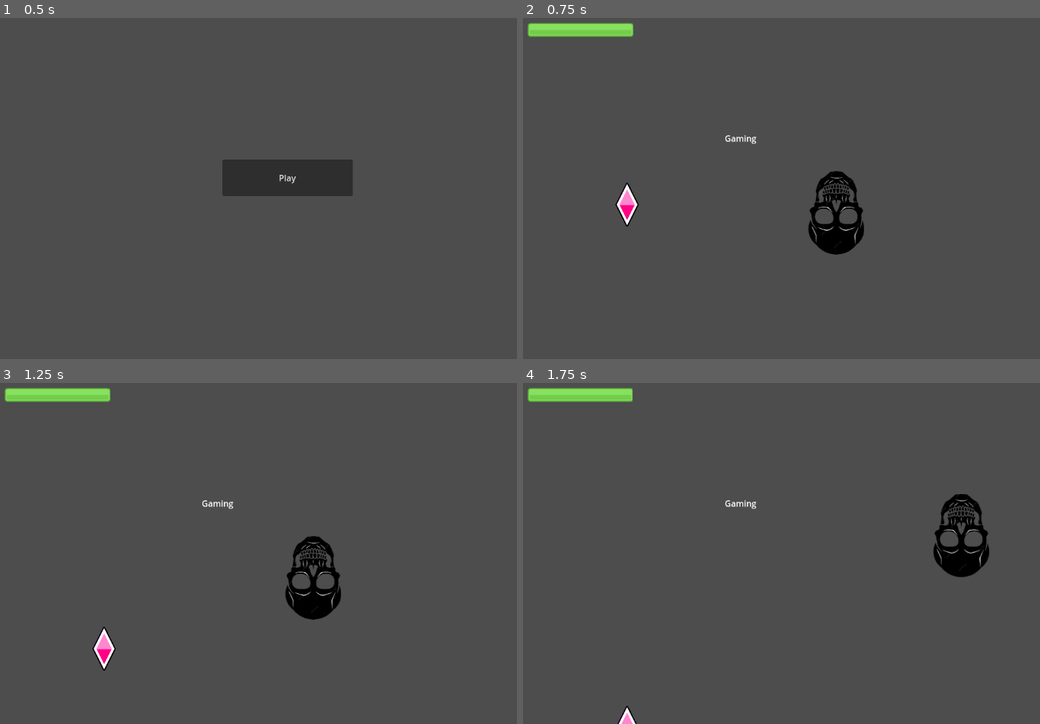
Above: before the commit, frames 1-4 (two rows, left to right).
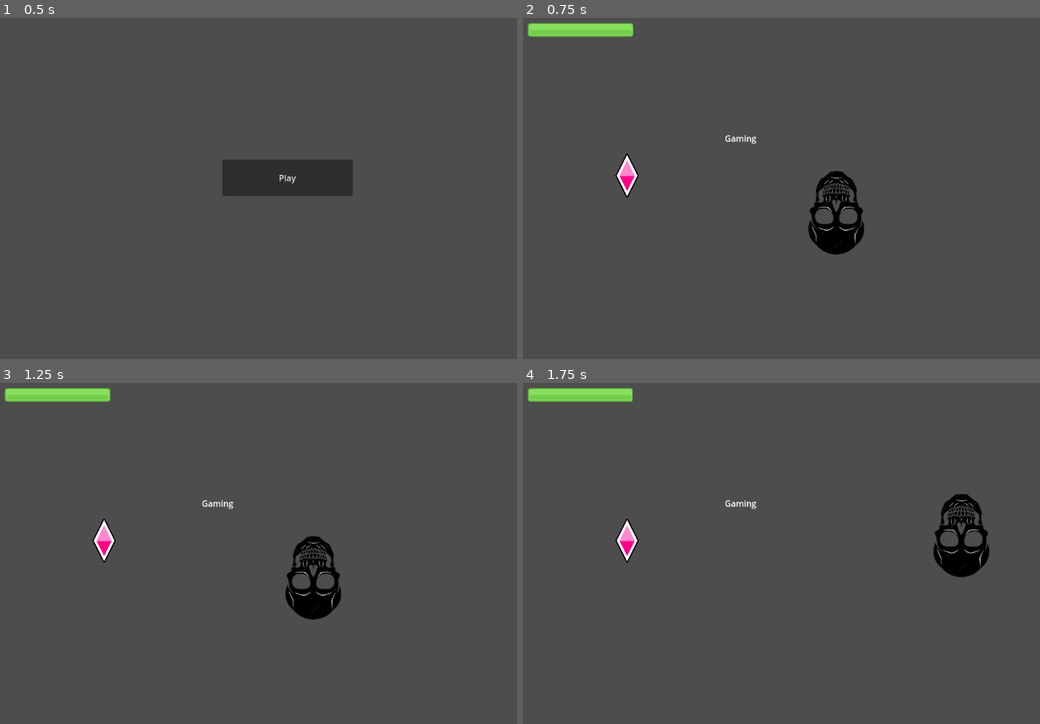
Above: after the commit, the same moments.

Repository: vaarnio/purgatory-gmtk2023
Game: Godot game, scene res://scenes/menu.tscn
Two runs of this game, one before a commit and one after it. Both use one fixed random seed, a clock stepped at 60 frames per second and the inputs below. Before the commit the project starts from res://menu.tscn.
Inputs (mouse positions are in pixels of both pictures, inside the frame that each line leads up to):
- Up to frame 1 (0.5 s): no input
- Up to frame 2 (0.75 s): click "Play" at 0.5 s
- Up to frame 3 (1.25 s): no input
- Up to frame 4 (1.75 s): move the mouse to (957, 536) at 1.27 s

Frame 1 is identical in both runs. In frame 2, 0.6% of the frame differs, in the area x 17-23%, y 39-62%; in frame 3, 0.6%, in the area x 17-23%, y 39-85%; in frame 4, 0.4%.

Commit message:
Changed project directory structure

Diff:
--- a/project.godot
+++ b/project.godot
@@ -11,14 +11,15 @@
 [application]
 
 config/name="Purgatory"
-run/main_scene="res://menu.tscn"
+run/main_scene="res://scenes/menu.tscn"
 config/features=PackedStringArray("4.1", "GL Compatibility")
-config/icon="res://icon.svg"
+config/icon="res://assets/icon.svg"
 
 [autoload]
 
-SceneController="*res://scene_controller.gd"
-PlayerVariables="*res://player_variables.gd"
+SceneController="*res://scripts/autoload/scene_controller.gd"
+PlayerVariables="*res://scripts/autoload/player_variables.gd"
+GameController="*res://scripts/autoload/game_controller.gd"
 
 [rendering]
 
--- a/level1.tscn
+++ b/scenes/level1.tscn
@@ -1,11 +1,11 @@
 [gd_scene load_steps=9 format=3 uid="uid://dyrudutb0ymcp"]
 
-[ext_resource type="Script" path="res://Player.gd" id="1_fbnp4"]
-[ext_resource type="Texture2D" uid="uid://j26xtxjwf5tb" path="res://assets/image.png" id="2_r8808"]
-[ext_resource type="Script" path="res://Healthbar.gd" id="3_xps3u"]
-[ext_resource type="Texture2D" uid="uid://bco2fr2brjr6h" path="res://assets/barHorizontal_green.png" id="4_xamdv"]
-[ext_resource type="Script" path="res://Bullet.gd" id="5_k4sn5"]
-[ext_resource type="Texture2D" uid="uid://dig6m74oxr3vx" path="res://assets/bullet.png" id="6_ombhk"]
+[ext_resource type="Script" path="res://scripts/Player.gd" id="1_uq5rh"]
+[ext_resource type="Texture2D" uid="uid://j26xtxjwf5tb" path="res://assets/image.png" id="2_j4tpc"]
+[ext_resource type="Script" path="res://scripts/Healthbar.gd" id="3_xfdat"]
+[ext_resource type="Texture2D" uid="uid://bco2fr2brjr6h" path="res://assets/barHorizontal_green.png" id="4_aibeq"]
+[ext_resource type="Script" path="res://scripts/Bullet.gd" id="5_pcx45"]
+[ext_resource type="Texture2D" uid="uid://dig6m74oxr3vx" path="res://assets/bullet.png" id="6_khcqe"]
 
 [sub_resource type="RectangleShape2D" id="RectangleShape2D_pafeb"]
 size = Vector2(108, 158)
@@ -24,10 +24,10 @@
 
 [node name="Player" type="CharacterBody2D" parent="." groups=["Player"]]
 position = Vector2(596, 371)
-script = ExtResource("1_fbnp4")
+script = ExtResource("1_uq5rh")
 
 [node name="Sprite2D" type="Sprite2D" parent="Player"]
-texture = ExtResource("2_r8808")
+texture = ExtResource("2_j4tpc")
 
 [node name="Timer" type="Timer" parent="Player"]
 
@@ -36,22 +36,20 @@
 
 [node name="HealthDisplay" type="Node2D" parent="."]
 position = Vector2(12, 11)
-script = ExtResource("3_xps3u")
+script = ExtResource("3_xfdat")
 
 [node name="HealthBar" type="TextureProgressBar" parent="HealthDisplay"]
 offset_right = 40.0
 offset_bottom = 40.0
 value = 100.0
-texture_progress = ExtResource("4_xamdv")
+texture_progress = ExtResource("4_aibeq")
 
 [node name="Area2D" type="Area2D" parent="."]
 position = Vector2(200, 300)
-script = ExtResource("5_k4sn5")
-move_speed = 300.0
-move_dir = Vector2(0, 1000)
+script = ExtResource("5_pcx45")
 
 [node name="Sprite2D" type="Sprite2D" parent="Area2D"]
-texture = ExtResource("6_ombhk")
+texture = ExtResource("6_khcqe")
 
 [node name="CollisionShape2D" type="CollisionShape2D" parent="Area2D"]
 position = Vector2(-1, 0)
--- a/menu.tscn
+++ b/scenes/menu.tscn
@@ -1,10 +1,10 @@
 [gd_scene load_steps=3 format=3 uid="uid://cqciaomsexn5e"]
 
-[ext_resource type="Script" path="res://menu.gd" id="1_amwey"]
-[ext_resource type="Script" path="res://Button.gd" id="2_dfosw"]
+[ext_resource type="Script" path="res://scripts/menu.gd" id="1_wqwme"]
+[ext_resource type="Script" path="res://scripts/Button.gd" id="2_uhagl"]
 
 [node name="Node2D" type="Node2D"]
-script = ExtResource("1_amwey")
+script = ExtResource("1_wqwme")
 
 [node name="Button" type="Button" parent="."]
 offset_left = 424.0
@@ -12,4 +12,4 @@
 offset_right = 671.0
 offset_bottom = 339.0
 text = "Play"
-script = ExtResource("2_dfosw")
+script = ExtResource("2_uhagl")
--- a/Button.gd
+++ b/scripts/Button.gd
@@ -7,7 +7,7 @@
 	pass # Replace with function body.
 
 func _pressed():
-	SceneController.goto_scene("res://level1.tscn")
+	SceneController.goto_scene("res://scenes/level1.tscn")
 
 # Called every frame. 'delta' is the elapsed time since the previous frame.
 func _process(delta):
--- /dev/null
+++ b/scripts/autoload/game_controller.gd
@@ -0,0 +1,11 @@
+extends Node
+
+
+# Called when the node enters the scene tree for the first time.
+func _ready():
+	pass # Replace with function body.
+
+
+# Called every frame. 'delta' is the elapsed time since the previous frame.
+func _process(delta):
+	pass
Renamed: icon.svg -> assets/icon.svg
Not shown, changed: assets/icon.svg.import
Renamed: gameover.tscn -> scenes/gameover.tscn
Renamed: Bullet.gd -> scripts/Bullet.gd
Renamed: Healthbar.gd -> scripts/Healthbar.gd
Renamed: Player.gd -> scripts/Player.gd
Renamed: player_variables.gd -> scripts/autoload/player_variables.gd
Renamed: scene_controller.gd -> scripts/autoload/scene_controller.gd
Renamed: menu.gd -> scripts/menu.gd
